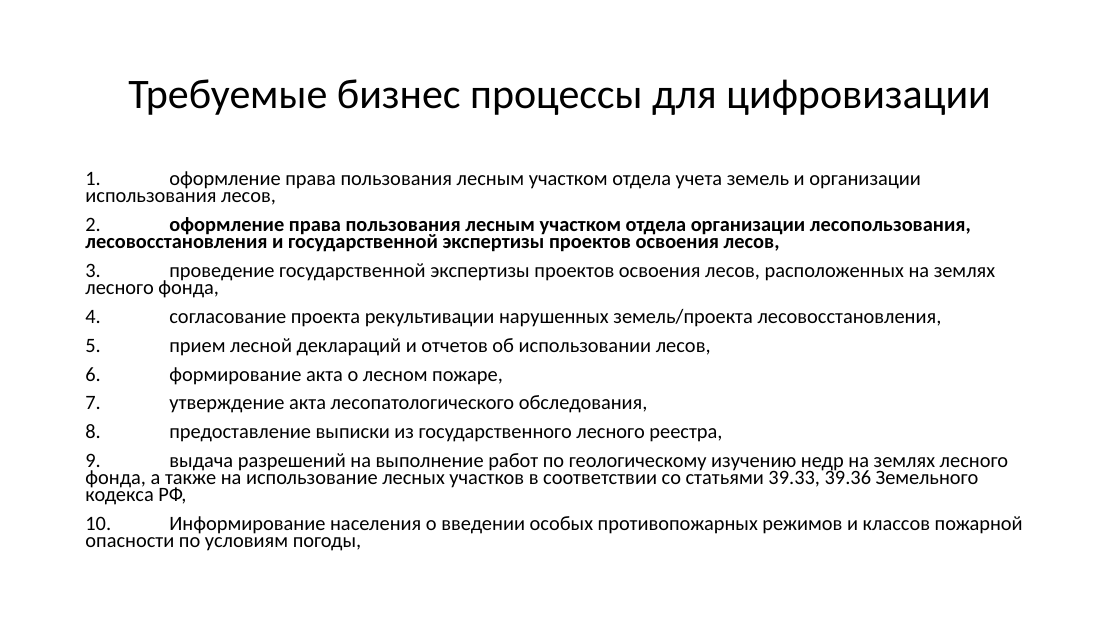
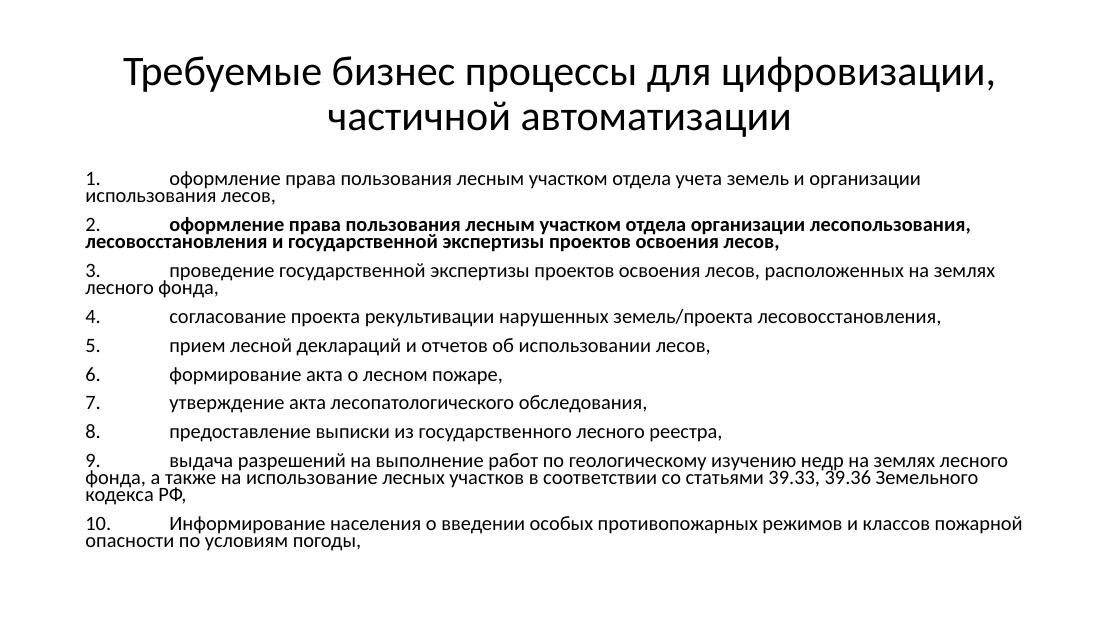
Before and after one commit to mcdodik20008/docs, a slide deck: slide 4 of Презентация.pptx. Drawn at 1120x630 pixels with LibreOffice and Linux fonts; fonts in the diff are those of the drawing. Boxes give left, top, right and bottom in pixels: in the first picture for what was removed or moved away, otherwise in the second. Text is boxed around its words. In the diff, an @@ line names an element or a change of style, - is before the commit and + after.

```diff
--- a/Презентация.pptx
+++ b/Презентация.pptx
@@ title at box(123, 56, 996, 137): text changed; text colour #303030 to #000000 @@
-Требуемые бизнес процессы для цифровизации
+Требуемые бизнес процессы для цифровизации, частичной автоматизации
```
Also in this commit, not shown: 11 other slides changed, 1 slide added, 1 slide removed.
